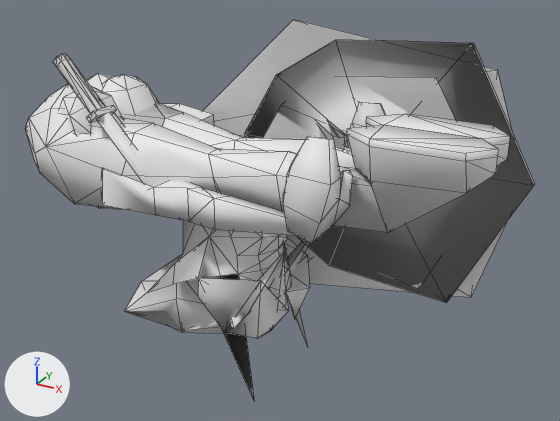
Two versions of the Blender file Aria_Example/Aria_Hiro_Adult.blend, one commit apart.
One viewpoint serves both versions: a camera (50 mm lens) standing at (4.73, -4.64, 2.08) and looking at (2.04, 0.25, -0.36). The axes (+X, +Y, +Z) are drawn at lower left. The lights are the same throughout. Mesh edges are drawn as thin lines. Materials are left out; every surface is plain grey.

Before the edit, the objects in view are built like this:
```python
ob_blade_2 = bpy.data.objects.new('Blade.2', me_blade_2_pplane4)
ob_blade_2.location = (0.0, 0.0, 0.0)
ob_blade_2.rotation_euler = (1.571, 0.0, 0.0)  # degrees (90, 0, 0)
ob_riggedmesh = bpy.data.objects.new('riggedmesh', me_me_06002748)
ob_riggedmesh.location = (0.0, 0.0, 0.0)
ob_shield_1 = bpy.data.objects.new('Shield.1', me_polysurface54_000)
ob_shield_1.location = (0.0, 0.0, 0.0)
ob_shield_2 = bpy.data.objects.new('Shield.2', me_polysurface9)
ob_shield_2.location = (0.0, 0.0, 0.0)
ob_shield_2.rotation_euler = (1.571, 0.0, 0.0)  # degrees (90, 0, 0)
ob_shield_3 = bpy.data.objects.new('Shield.3', me_me_06019048_000)
ob_shield_3.location = (0.0, 0.0, 0.0)
```
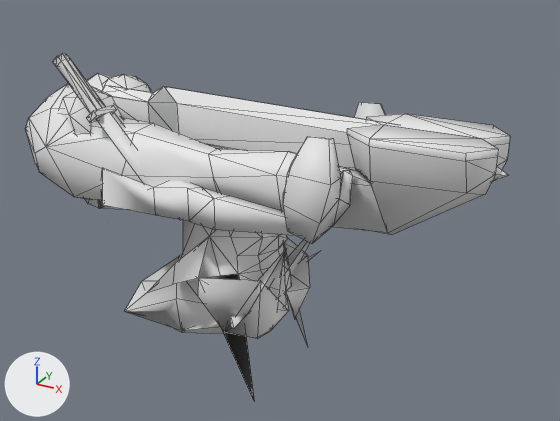
Pixel boxes (x1, y1, x2, y2) of what changed, in the pictures (560 x 421 px):
'Shield.2', hidden: before (244, 40, 534, 303)
'Blade.2', shown: after (111, 86, 508, 180)
'Shield.3', hidden: before (203, 19, 512, 297)
'Shield.1', hidden: before (263, 76, 455, 289)
part 1 of me_me_06002748, built on: before (35, 147, 388, 233); after (35, 147, 507, 235)
part 2 of me_blade_2_pplane4, added: after (148, 86, 179, 133)

The change, as a diff of the scene's bpy script:
```diff
--- a/Aria_Example/Aria_Hiro_Adult.blend.py
+++ b/Aria_Example/Aria_Hiro_Adult.blend.py
@@ me_me_06002748 @@
 # used by ob_riggedmesh; location = (0.0, 0.0, 0.0)
-me_me_06002748.from_pydata(...)  # 551 vertices, 649 faces, 2 loose edges; spans x -0.05..3.76, y -0.79..0.76, z -1.72..0.84
+me_me_06002748.from_pydata(...)  # 567 vertices, 669 faces, 2 loose edges; spans x -0.05..3.76, y -0.79..0.76, z -1.72..0.84
+# me_me_06002748 part 1
+# 22 faces are deleted
+# 6 vertices in x 0.67..1.12, y -0.56..0.55, z -0.28..-0.25 move by (0.0, 0.0, 0.06)
+# 7 vertices move from x 0.75..2.33, y -0.25..0.09, z -0.3..-0.16 to x 0.75..2.33, y -0.25..0.09, z -0.24..-0.19
+# 16 vertices are added at x 0.71..3.7, y -0.33..0.32, z -0.33..0.25
+# 42 new faces join them
@@ me_blade_2_pplane4 @@
 me_blade_2_pplane4.from_pydata(...)  # 98 vertices, 84 faces; spans x 0.53..3.78, y 0.08..0.55, z -0.14..-0.01
 # used by ob_blade_2; location = (0.0, 0.0, 0.0); rotation_euler = (1.571, 0.0, 0.0), in degrees (90, 0, 0)
 # verts and faces of me_blade_2_pplane4; kept vertices keep their numbers, new ones are numbered from 98
+# me_blade_2_pplane4 part 2
+verts[98] = (1.28, 0.46, -0.14)
+verts[99] = (1.28, 0.18, -0.14)
+verts[100] = (1.0, 0.43, -0.14)
+verts[101] = (1.0, 0.21, -0.14)
+verts[102] = (1.12, 0.55, -0.07)  # pixel (163, 86)
+verts[103] = (1.12, 0.08, -0.07)
+verts[104] = (1.28, 0.46, -0.01)  # pixel (176, 103)
+verts[105] = (1.0, 0.43, -0.01)  # pixel (147, 102)
+verts[106] = (1.28, 0.18, -0.01)
+verts[107] = (1.0, 0.21, -0.01)
+verts[108] = (1.12, 0.55, -0.07)  # pixel (163, 86)
+verts[109] = (1.12, 0.08, -0.07)
+faces += [(98, 99, 100), (99, 101, 100), (98, 100, 102), (99, 103, 101), (104, 105, 106), (105, 107, 106)]
+faces += [(104, 108, 105), (106, 107, 109)]
@@ ob_shield_1 @@
 ob_shield_1.location = (0.0, 0.0, 0.0)
+ob_shield_1.hide_viewport = True
@@ ob_shield_2 @@
 ob_shield_2.location = (0.0, 0.0, 0.0)
-ob_shield_2.rotation_euler = (1.571, 0.0, 0.0)  # degrees (90, 0, 0)
+ob_shield_2.hide_viewport = True
@@ ob_shield_3 @@
 ob_shield_3.location = (0.0, 0.0, 0.0)
+ob_shield_3.hide_viewport = True
@@ ob_blade_2 @@
 ob_blade_2.rotation_euler = (1.571, 0.0, 0.0)  # degrees (90, 0, 0)
-ob_blade_2.hide_viewport = True
```
